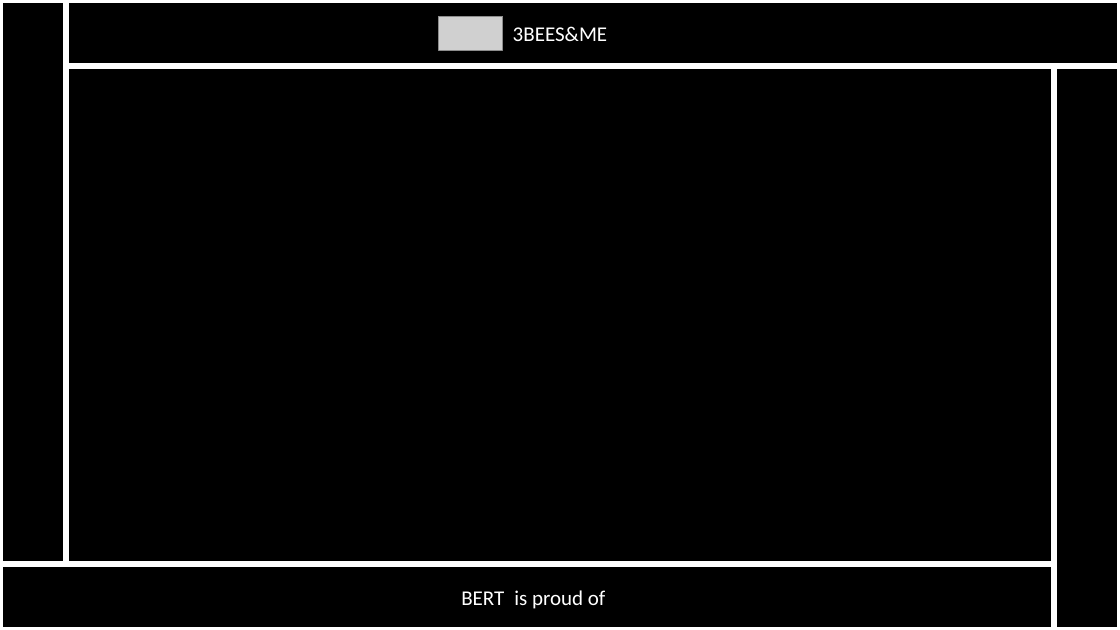
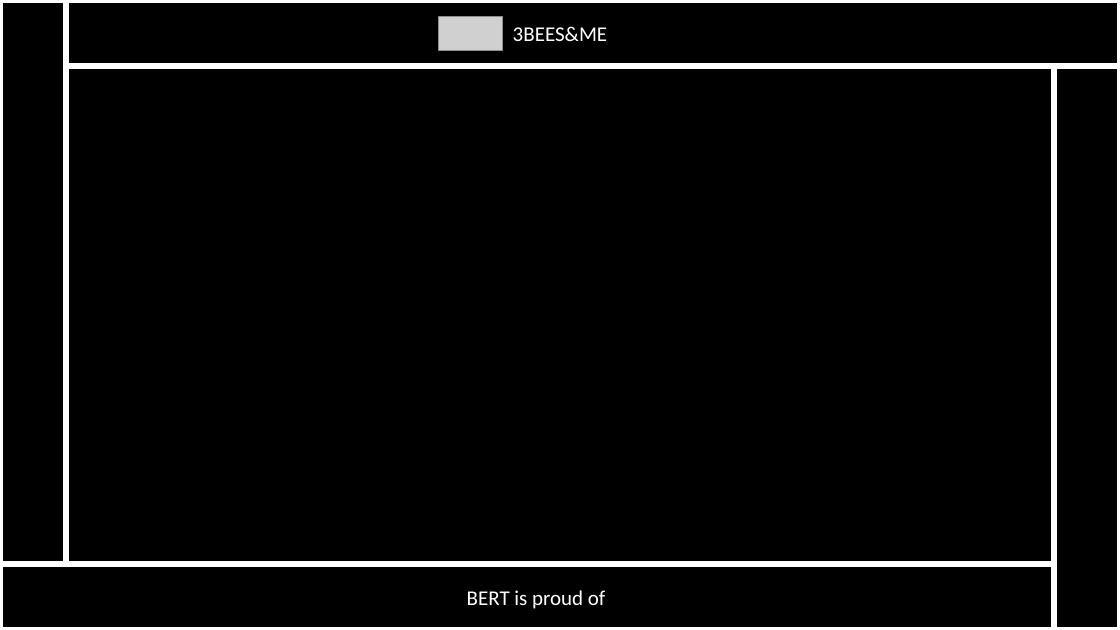
Before and after one commit to BlNARYFOUR/Howeststone, a slide deck: slide 9 of documents/presentatie.pptx. Drawn at 1120x630 pixels with LibreOffice and Linux fonts; fonts in the diff are those of the drawing; grey boxes stand for pictures. Boxes give left, top, right and bottom in pixels: in the first picture for what was removed or moved away, otherwise in the second. Text is boxed around its words. In the diff, an @@ line names an element or a change of style, - is before the commit and + after.

```diff
--- a/documents/presentatie.pptx
+++ b/documents/presentatie.pptx
@@ text "BERT": place and size @@
-text "BERT" at box(461, 591, 504, 605)
+text "BERT" at box(467, 591, 510, 605)
```
Also in this commit, not shown: 3 other slides changed.
